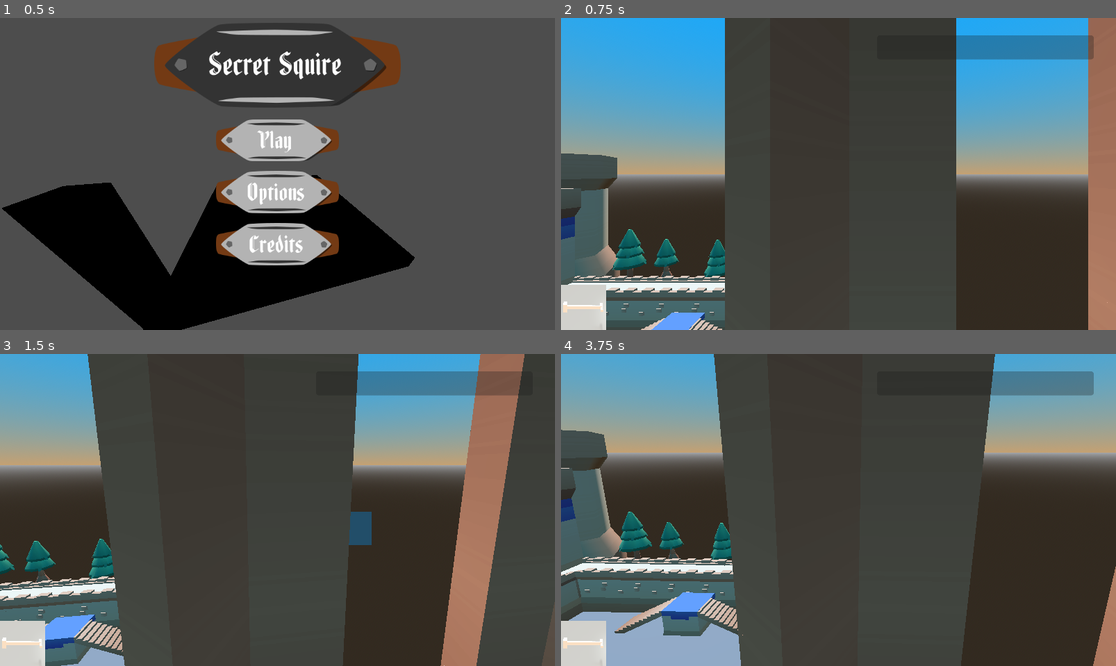
Above: before the commit, frames 1-4 (two rows, left to right).
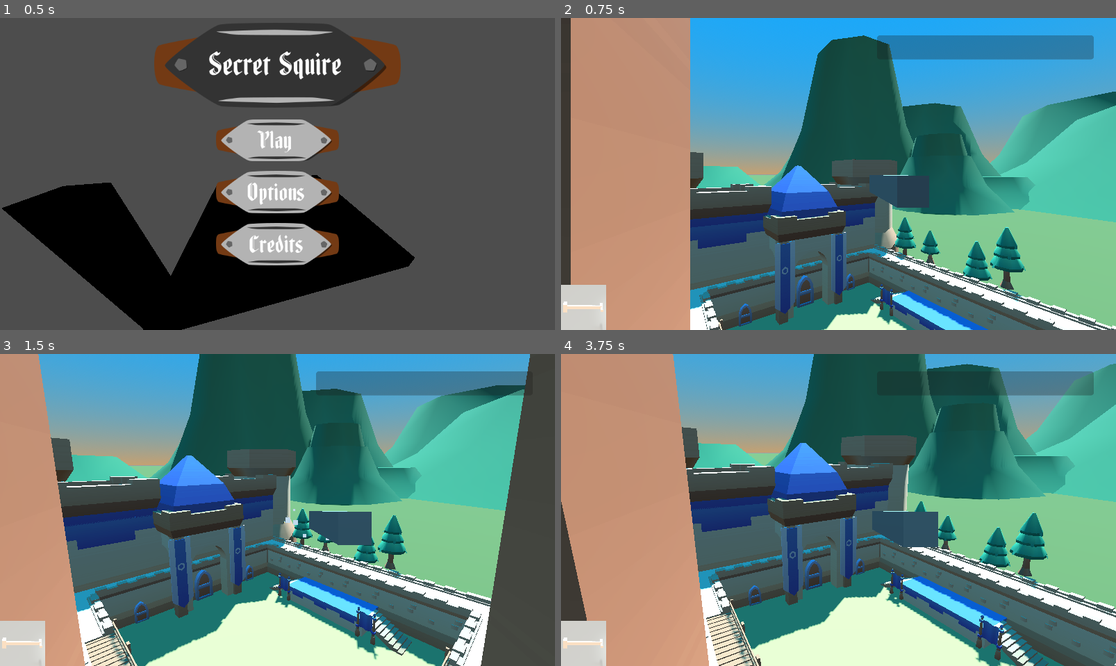
Above: after the commit, the same moments.

Repository: CodeyWinslow/brackeys_2025_1
Game: Godot game, scene res://scenes/start_scene.tscn
Two runs of this game, one before a commit and one after it. Both use one fixed random seed, a clock stepped at 60 frames per second and the inputs below.
Inputs (mouse positions are in pixels of both pictures, inside the frame that each line leads up to):
- Up to frame 1 (0.5 s): no input
- Up to frame 2 (0.75 s): click "Play" at 0.5 s
- Up to frame 3 (1.5 s): tap Enter at 1.25 s; move the mouse to (305, 510) at 1.27 s; press the mouse at (305, 510) at 1.28 s; hold Up from 1.28 s (still down)
- Up to frame 4 (3.75 s): keep holding Up; move the mouse to (810, 510) at 2.02 s; release the mouse at (810, 510) at 2.03 s; right-click (810, 510) at 2.1 s; tap Space at 2.75 s; move the mouse to (849, 503) at 2.77 s; hold Mouse wheel up (zoom_in) 2.78-3.53 s; tap Enter at 3.5 s; move the mouse to (832, 516) at 3.52 s; tap Mouse wheel down (zoom_out) at 3.6 s

Frame 1 is identical in both runs. In frame 2, 82% of the frame differs, in the area x 0-100%, y 0-100%; in frame 3, 76%; in frame 4, 87%.

Commit message:
further work on the wedding stage
also fixed player rotation on spawn

Diff:
--- /dev/null
+++ b/godot/brackeyssnipergame/prefabs/ground_hills.tscn
@@ -0,0 +1,11 @@
+[gd_scene load_steps=3 format=3 uid="uid://cbbehpjbbi5c5"]
+
+[ext_resource type="PackedScene" uid="uid://by4pud1wclsyw" path="res://assets/meshes/ground-hills.glb" id="1_pavqo"]
+
+[sub_resource type="StandardMaterial3D" id="StandardMaterial3D_hcpot"]
+albedo_color = Color(0.29886, 0.526428, 0.355992, 1)
+
+[node name="ground-hills2" instance=ExtResource("1_pavqo")]
+
+[node name="ground-hills" parent="." index="0"]
+surface_material_override/0 = SubResource("StandardMaterial3D_hcpot")
--- a/godot/brackeyssnipergame/scenes/stages/wedding_stage.tscn
+++ b/godot/brackeyssnipergame/scenes/stages/wedding_stage.tscn
@@ -16,10 +16,23 @@
 [ext_resource type="PackedScene" uid="uid://ct6oxty545uuq" path="res://assets/meshes/tower-base.glb" id="13_nqlin"]
 [ext_resource type="PackedScene" uid="uid://mmftxjyt3ky3" path="res://assets/meshes/tower-square-base-border.glb" id="14_rlrrx"]
 [ext_resource type="PackedScene" uid="uid://b0tlrwtpefs3e" path="res://assets/meshes/tower-square-top-color.glb" id="15_rmisu"]
-[ext_resource type="PackedScene" uid="uid://ot72mw5d8ksg" path="res://assets/meshes/tower-square-top.glb" id="16_dfhga"]
 [ext_resource type="PackedScene" uid="uid://dyhylxs8yllyb" path="res://assets/meshes/tower-hexagon-roof.glb" id="17_jpknl"]
 [ext_resource type="PackedScene" uid="uid://djt0gad0glq7c" path="res://assets/meshes/flag-banner-long.glb" id="17_ma6pc"]
 [ext_resource type="PackedScene" uid="uid://6d65btdg8gp0" path="res://assets/meshes/tower-hexagon-top-wood.glb" id="18_y0ikj"]
+[ext_resource type="PackedScene" uid="uid://cbbehpjbbi5c5" path="res://prefabs/ground_hills.tscn" id="20_ppihh"]
+[ext_resource type="PackedScene" uid="uid://cx6tm061hy4ix" path="res://assets/meshes/flag-wide.glb" id="21_8mspt"]
+[ext_resource type="PackedScene" uid="uid://pddvgfrexadc" path="res://assets/meshes/tower-square-top-roof-rounded.glb" id="21_mvb15"]
+
+[sub_resource type="StandardMaterial3D" id="StandardMaterial3D_b7umq"]
+albedo_color = Color(0.875224, 0.682139, 0.427198, 1)
+
+[sub_resource type="PlaneMesh" id="PlaneMesh_jys1n"]
+
+[sub_resource type="StandardMaterial3D" id="StandardMaterial3D_0p61e"]
+albedo_color = Color(0.479682, 0.482307, 0.258935, 1)
+
+[sub_resource type="BoxShape3D" id="BoxShape3D_0esa6"]
+size = Vector3(78.41, 0.518066, 72.595)
 
 [sub_resource type="ProceduralSkyMaterial" id="ProceduralSkyMaterial_00btf"]
 sky_top_color = Color(0.0859256, 0.659093, 1, 1)
@@ -37,18 +50,25 @@
 [node name="StaticGeo" type="Node3D" parent="."]
 
 [node name="CSGBox3D" type="CSGBox3D" parent="StaticGeo"]
-transform = Transform3D(1, 0, 0, 0, 1, 0, 0, 0, 1, 0, -0.249512, 0)
+transform = Transform3D(1, 0, 0, 0, 1, 0, 0, 0, 1, 0.695251, -0.0187535, 0.0200353)
 use_collision = true
-size = Vector3(7.93555, 0.500977, 6.92871)
+size = Vector3(9.32605, 0.0762025, 7.82944)
+material = SubResource("StandardMaterial3D_b7umq")
 
 [node name="stairs-stone2" parent="StaticGeo" instance=ExtResource("4_8gb86")]
-transform = Transform3D(-1.28331e-07, 0, 1.68735, 0, 1, 0, -2.93588, 0, -7.37565e-08, -0.03759, 0.000976756, -2.42041)
+transform = Transform3D(-1.28331e-07, 0, 1.68735, 0, 1, 0, -2.93588, 0, -7.37565e-08, -1.01433, -0.167007, -2.42041)
 
 [node name="stairs-stone3" parent="StaticGeo" instance=ExtResource("4_8gb86")]
-transform = Transform3D(-1.28331e-07, 0, -1.68735, 0, 1, 0, 2.93588, 0, -7.37565e-08, 2.15686, 0.000976756, -2.41403)
+transform = Transform3D(-1.28331e-07, 0, -1.68735, 0, 1, 0, 2.93588, 0, -7.37565e-08, 3.06839, -0.166549, -2.43594)
 
 [node name="tower-square-base-color2" parent="StaticGeo" instance=ExtResource("5_8wilg")]
-transform = Transform3D(1, 0, 0, 0, 1, 0, 0, 0, 1, 1.0629, -0.332486, -2.53771)
+transform = Transform3D(1, 0, 0, 0, 1, 0, 0, 0, 1, 1, -0.5, -2.5)
+
+[node name="tower-square-base-color6" parent="StaticGeo" instance=ExtResource("5_8wilg")]
+transform = Transform3D(1, 0, 0, 0, 1, 0, 0, 0, 1, 0.0724493, -0.5, -2.5)
+
+[node name="tower-square-base-color7" parent="StaticGeo" instance=ExtResource("5_8wilg")]
+transform = Transform3D(1, 0, 0, 0, 1, 0, 0, 0, 1, 1.92402, -0.5, -2.5)
 
 [node name="wall4" parent="StaticGeo" instance=ExtResource("6_5m8xu")]
 transform = Transform3D(-4.37114e-08, 0, -1, 0, 1, 0, 1, 0, -4.37114e-08, 2, 0, -3.5)
@@ -92,6 +112,12 @@
 [node name="wall-narrow-wood-fence6" parent="StaticGeo" instance=ExtResource("7_ioa3b")]
 transform = Transform3D(-4.37114e-08, 0, 1, 0, 1, 0, -1, 0, -4.37114e-08, 2, 0, 3.5)
 
+[node name="wall-narrow-wood-fence7" parent="StaticGeo" instance=ExtResource("7_ioa3b")]
+transform = Transform3D(-1, 0, -8.74228e-08, 0, 1, 0, 8.74228e-08, 0, -1, 5, 0, 0.5)
+
+[node name="wall-narrow-wood-fence8" parent="StaticGeo" instance=ExtResource("7_ioa3b")]
+transform = Transform3D(-1, 0, -8.74228e-08, 0, 1, 0, 8.74228e-08, 0, -1, 5, 0, -0.5)
+
 [node name="wall7" parent="StaticGeo" instance=ExtResource("6_5m8xu")]
 transform = Transform3D(-1, 0, 8.74228e-08, 0, 1, 0, -8.74228e-08, 0, -1, -3, 0, -2.5)
 
@@ -113,18 +139,12 @@
 [node name="wall-corner-half-tower3" parent="StaticGeo" instance=ExtResource("8_y7da8")]
 transform = Transform3D(-4.37114e-08, 0, 1, 0, 1, 0, -1, 0, -4.37114e-08, 5, 0, -3.5)
 
-[node name="wall10" parent="StaticGeo" instance=ExtResource("6_5m8xu")]
-transform = Transform3D(1, 0, 0, 0, 1, 0, 0, 0, 1, 5, 0, -0.5)
-
 [node name="wall19" parent="StaticGeo" instance=ExtResource("6_5m8xu")]
 transform = Transform3D(1, 0, 0, 0, 1, 0, 0, 0, 1, 5, 0, -1.5)
 
 [node name="wall23" parent="StaticGeo" instance=ExtResource("6_5m8xu")]
 transform = Transform3D(1, 0, 0, 0, 1, 0, 0, 0, 1, 5, 0, -2.5)
 
-[node name="wall11" parent="StaticGeo" instance=ExtResource("6_5m8xu")]
-transform = Transform3D(1, 0, 0, 0, 1, 0, 0, 0, 1, 5, 0, 0.5)
-
 [node name="wall17" parent="StaticGeo" instance=ExtResource("6_5m8xu")]
 transform = Transform3D(1, 0, 0, 0, 1, 0, 0, 0, 1, 5, 0, 1.5)
 
@@ -188,9 +208,6 @@
 [node name="tower-square-top-color3" parent="StaticGeo" instance=ExtResource("15_rmisu")]
 transform = Transform3D(3, 0, 0, 0, 3, 0, 0, 0, 3, -4.5, 3, -2.5)
 
-[node name="tower-square-top2" parent="StaticGeo" instance=ExtResource("16_dfhga")]
-transform = Transform3D(2.5, 0, 0, 0, 2.5, 0, 0, 0, 2.5, -3, 2.5, 0)
-
 [node name="flag-banner-long2" parent="StaticGeo" instance=ExtResource("17_ma6pc")]
 transform = Transform3D(1, 0, 0, 0, 1, 0, 0, 0, 1, -1.82001, 0.322698, 1)
 
@@ -201,27 +218,92 @@
 transform = Transform3D(1, 0, 0, 0, 1, 0, 0, 0, 1, 5.5, 0, 4)
 
 [node name="tower-hexagon-roof2" parent="StaticGeo" instance=ExtResource("17_jpknl")]
-transform = Transform3D(1.07312, 0, 0, 0, 1.07312, 0, 0, 0, 1.07312, 5.49989, 4.91534, 3.99939)
+transform = Transform3D(1.06619, 0, -0.121778, 0, 1.07312, 0, 0.121778, 0, 1.06619, 5.49995, 4.91534, 3.99938)
 
 [node name="tower-hexagon-base4" parent="StaticGeo" instance=ExtResource("10_okuj3")]
-transform = Transform3D(1, 0, 0, 0, 1, 0, 0, 0, 1, 5.5, 1, 4)
+transform = Transform3D(0.99354, 0, -0.113481, 0, 1, 0, 0.113481, 0, 0.99354, 5.49999, 1, 4)
 
 [node name="tower-hexagon-base5" parent="StaticGeo" instance=ExtResource("10_okuj3")]
-transform = Transform3D(1, 0, 0, 0, 1, 0, 0, 0, 1, 5.5, 2, 4)
+transform = Transform3D(0.99354, 0, -0.113481, 0, 1, 0, 0.113481, 0, 0.99354, 5.49999, 2, 4)
 
 [node name="tower-hexagon-base6" parent="StaticGeo" instance=ExtResource("10_okuj3")]
-transform = Transform3D(1, 0, 0, 0, 1, 0, 0, 0, 1, 5.5, 3, 4)
+transform = Transform3D(0.99354, 0, -0.113481, 0, 1, 0, 0.113481, 0, 0.99354, 5.49999, 3, 4)
 
 [node name="tower-hexagon-top-wood2" parent="StaticGeo" instance=ExtResource("18_y0ikj")]
-transform = Transform3D(1.02164, 0, 0, 0, 1.02164, 0, 0, 0, 1.02164, 5.5, 3.99008, 4)
+transform = Transform3D(1.01504, 0, -0.115936, 0, 1.02164, 0, 0.115936, 0, 1.01504, 5.49999, 3.99008, 4)
 
 [node name="tower-hexagon-top-wood3" parent="StaticGeo" instance=ExtResource("18_y0ikj")]
-transform = Transform3D(-1.02164, 8.93145e-08, 0, -8.93145e-08, -1.02164, 0, 0, 0, 1.02164, 5.5, 4.92722, 4)
+transform = Transform3D(-1.01504, 8.87376e-08, -0.115936, -8.93145e-08, -1.02164, 3.04718e-16, -0.115936, 1.01355e-08, 1.01504, 5.49999, 4.92722, 4)
+
+[node name="tower-hexagon-roof3" parent="StaticGeo" instance=ExtResource("17_jpknl")]
+transform = Transform3D(1.07312, 0, 0, 0, 1.07312, 0, 0, 0, 1.07312, 5.49989, 4.91534, -4.00405)
+
+[node name="tower-hexagon-base7" parent="StaticGeo" instance=ExtResource("10_okuj3")]
+transform = Transform3D(1, 0, 0, 0, 1, 0, 0, 0, 1, 5.5, 1, -4.00344)
+
+[node name="tower-hexagon-base8" parent="StaticGeo" instance=ExtResource("10_okuj3")]
+transform = Transform3D(1, 0, 0, 0, 1, 0, 0, 0, 1, 5.5, 2, -4.00344)
+
+[node name="tower-hexagon-base9" parent="StaticGeo" instance=ExtResource("10_okuj3")]
+transform = Transform3D(1, 0, 0, 0, 1, 0, 0, 0, 1, 5.5, 3, -4.00344)
+
+[node name="tower-hexagon-top-wood4" parent="StaticGeo" instance=ExtResource("18_y0ikj")]
+transform = Transform3D(1.02164, 0, 0, 0, 1.02164, 0, 0, 0, 1.02164, 5.5, 3.99008, -4.00344)
+
+[node name="tower-hexagon-top-wood5" parent="StaticGeo" instance=ExtResource("18_y0ikj")]
+transform = Transform3D(-1.02164, 8.93145e-08, 0, -8.93145e-08, -1.02164, 0, 0, 0, 1.02164, 5.5, 4.92722, -4.00344)
+
+[node name="flag-wide2" parent="StaticGeo" instance=ExtResource("21_8mspt")]
+transform = Transform3D(2.98023e-08, 0, -1, 0, 1, 0, 1, 0, 2.98023e-08, 2.5, 0, -2)
+
+[node name="flag-wide3" parent="StaticGeo" instance=ExtResource("21_8mspt")]
+transform = Transform3D(2.98023e-08, 0, -1, 0, 1, 0, 1, 0, 2.98023e-08, -0.5, 0, -2)
+
+[node name="tower-square-top-roof-rounded2" parent="StaticGeo" instance=ExtResource("21_mvb15")]
+transform = Transform3D(2.5, 0, 0, 0, 2.5, 0, 0, 0, 2.5, -3, 2.5, 0)
+
+[node name="ground" type="Node3D" parent="StaticGeo"]
+
+[node name="MeshInstance3D" type="MeshInstance3D" parent="StaticGeo/ground"]
+transform = Transform3D(1162.74, 0, 0, 0, 72.966, 0, 0, 0, 945.085, 0, 0, 0)
+mesh = SubResource("PlaneMesh_jys1n")
+surface_material_override/0 = SubResource("StandardMaterial3D_0p61e")
+
+[node name="StaticBody3D" type="StaticBody3D" parent="StaticGeo/ground"]
+
+[node name="CollisionShape3D" type="CollisionShape3D" parent="StaticGeo/ground/StaticBody3D"]
+transform = Transform3D(1, 0, 0, 0, 1, 0, 0, 0, 1, 0, -0.240967, 0)
+shape = SubResource("BoxShape3D_0esa6")
+
+[node name="ground-hills2" parent="StaticGeo" instance=ExtResource("20_ppihh")]
+transform = Transform3D(-15.6621, 0, 22.6291, 0, 27.5205, 0, -22.6291, 0, -15.6621, -30.186, -0.112398, 60.6086)
+
+[node name="ground-hills3" parent="StaticGeo" instance=ExtResource("20_ppihh")]
+transform = Transform3D(-31.0689, 0, 44.8893, 0, 54.5924, 0, -44.8893, 0, -31.0689, -50.6579, -0.112398, 13.8105)
+
+[node name="ground-hills6" parent="StaticGeo" instance=ExtResource("20_ppihh")]
+transform = Transform3D(-78.8001, 0, 93.7898, 0, 89.3204, 0, -113.853, 0, -64.9141, 13.0264, -0.112398, -100.752)
+
+[node name="ground-hills7" parent="StaticGeo" instance=ExtResource("20_ppihh")]
+transform = Transform3D(-12.4589, 0, 20.7224, 0, 38.2098, 0, -18.001, 0, -14.3424, -14.2781, -0.047472, -33.0811)
+
+[node name="ground-hills8" parent="StaticGeo" instance=ExtResource("20_ppihh")]
+transform = Transform3D(49.8575, 0, -64.9758, 0, 131.444, 0, 56.4429, 0, 57.3948, 65.1872, -0.978868, -68.209)
+
+[node name="ground-hills9" parent="StaticGeo" instance=ExtResource("20_ppihh")]
+transform = Transform3D(-6.74629, 0, -63.9237, 0, 97.6315, 0, 55.5289, 0, -7.76619, -13.5878, -1.01611, 80.0359)
+
+[node name="ground-hills4" parent="StaticGeo" instance=ExtResource("20_ppihh")]
+transform = Transform3D(-31.0689, 0, 44.8893, 0, 54.5924, 0, -44.8893, 0, -31.0689, -50.7824, -0.112398, 51.6762)
+
+[node name="ground-hills5" parent="StaticGeo" instance=ExtResource("20_ppihh")]
+transform = Transform3D(-12.2992, 0, -53.1889, 0, 104.633, 0, 53.1889, 0, -12.2992, -43.2124, -0.112391, -39.3457)
 
 [node name="Lighting" type="Node3D" parent="."]
 
 [node name="DirectionalLight3D" type="DirectionalLight3D" parent="Lighting"]
 transform = Transform3D(-0.840292, 0.440026, -0.31668, 2.53848e-08, 0.584136, 0.811656, 0.542133, 0.682028, -0.490845, 1.2111, 3.89935, -8.40177)
+shadow_enabled = true
 
 [node name="WorldEnvironment" type="WorldEnvironment" parent="Lighting"]
 environment = SubResource("Environment_scjjs")
@@ -231,7 +313,7 @@
 [node name="PlayerAnchors" type="Node3D" parent="."]
 
 [node name="PlayerAnchor1" type="Node3D" parent="PlayerAnchors"]
-transform = Transform3D(0.634542, 0, 0.772889, 0, 1, 0, -0.772889, 0, 0.634542, 5.30703, 4.59775, 3.90736)
+transform = Transform3D(0.56478, 0, 0.825242, 0, 1, 0, -0.825242, 0, 0.56478, 5.26542, 4.5706, 3.86218)
 
 [node name="Director" parent="." node_paths=PackedStringArray("player_anchors") instance=ExtResource("1_uvbfl")]
 player_anchors = [NodePath("../PlayerAnchors/PlayerAnchor1")]
--- a/godot/brackeyssnipergame/scripts/gameplay/gameplay_director.gd
+++ b/godot/brackeyssnipergame/scripts/gameplay/gameplay_director.gd
@@ -30,6 +30,7 @@
 	if player != null:
 		add_child(player)
 		player.global_position = position.global_position
+		player.global_rotation = position.global_rotation
 	else:
 		Logger.print_error('player prefab failed to instantiate (is it a Player script?)')
 
Not shown, changed: godot/brackeyssnipergame/assets/meshes/Textures/colormap.png.import
Not shown: 1 places in godot/brackeyssnipergame/scenes/stages/wedding_stage.tscn that only renumber resources
